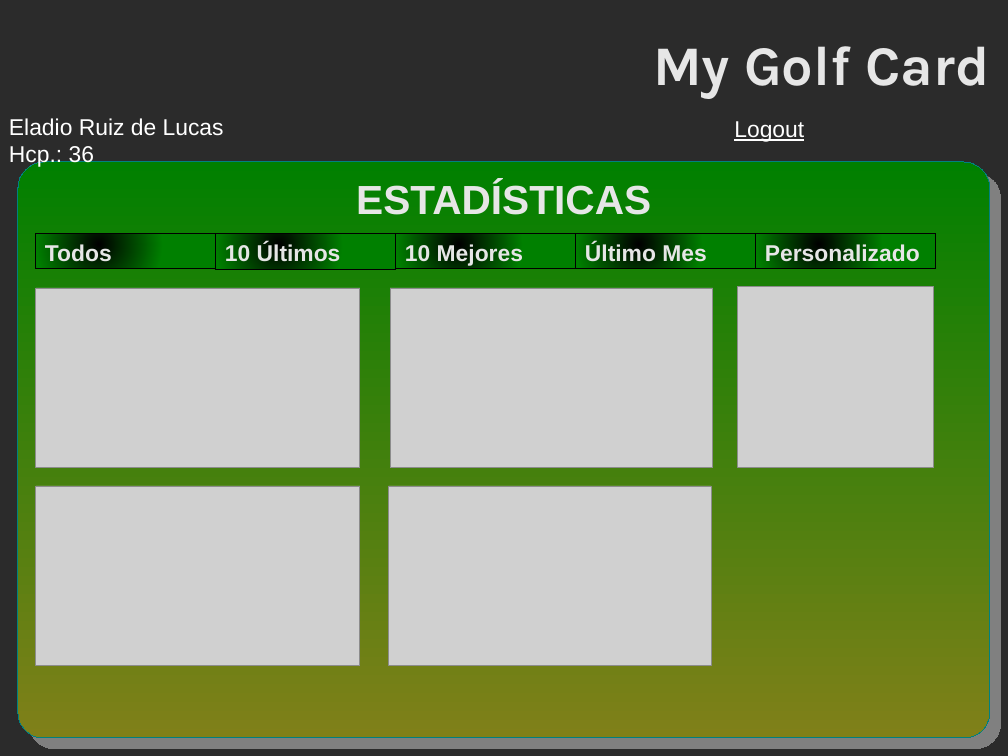
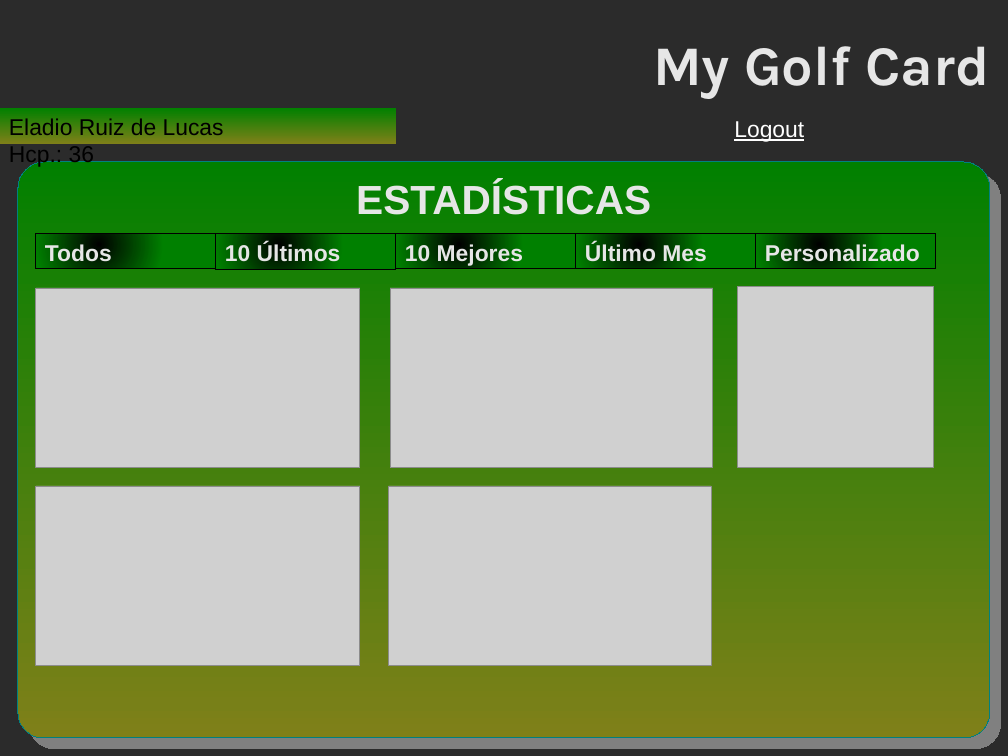
Before and after one commit to eladioruiz/golf, a slide deck: slide 9 of doc/technical_documentation/golf_01.odp (slide 7 before the commit). Drawn at 1008x756 pixels with LibreOffice and Linux fonts; fonts in the diff are those of the drawing; grey boxes stand for pictures; background and template pictures are left out; a plain dark background stands for a picture behind light text. Boxes give left, top, right and bottom in pixels: in the first picture for what was removed or moved away, otherwise in the second. Text is boxed around its words. In the diff, an @@ line names an element or a change of style, - is before the commit and + after.

```diff
--- a/doc/technical_documentation/golf_01.odp
+++ b/doc/technical_documentation/golf_01.odp
@@ rectangle "Eladio Ruiz de Lucas Hcp.: ...": place and size @@
-rectangle "Eladio Ruiz de Lucas Hcp.: ..." at box(9, 118, 224, 168)
+rectangle "Eladio Ruiz de Lucas Hcp.: ..." at box(0, 108, 396, 144)
@@ rectangle "Eladio Ruiz de Lucas Hcp.: ..." at box(0, 108, 396, 144): text colour #FFFFFF to #000000; fill none to gradient #008000 to #028000 to #038001 to #058001 to #068001 to #088001 @@
@@ rounded rectangle "ESTADÍSTICAS" at box(18, 162, 991, 738): fill gradient #008000 to #808019 to gradient #008000 to #028000 to #038001 to #058001 to #068001 to #088001 @@
```
Also in this commit, not shown: 8 other slides changed, 2 slides added, 21 other files.
